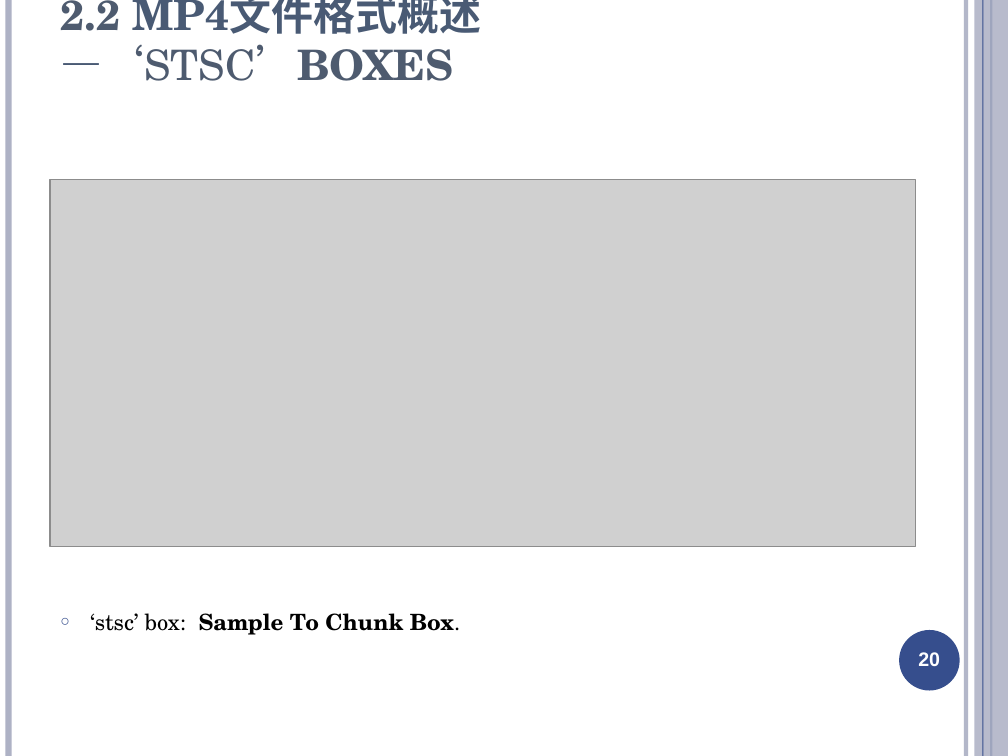
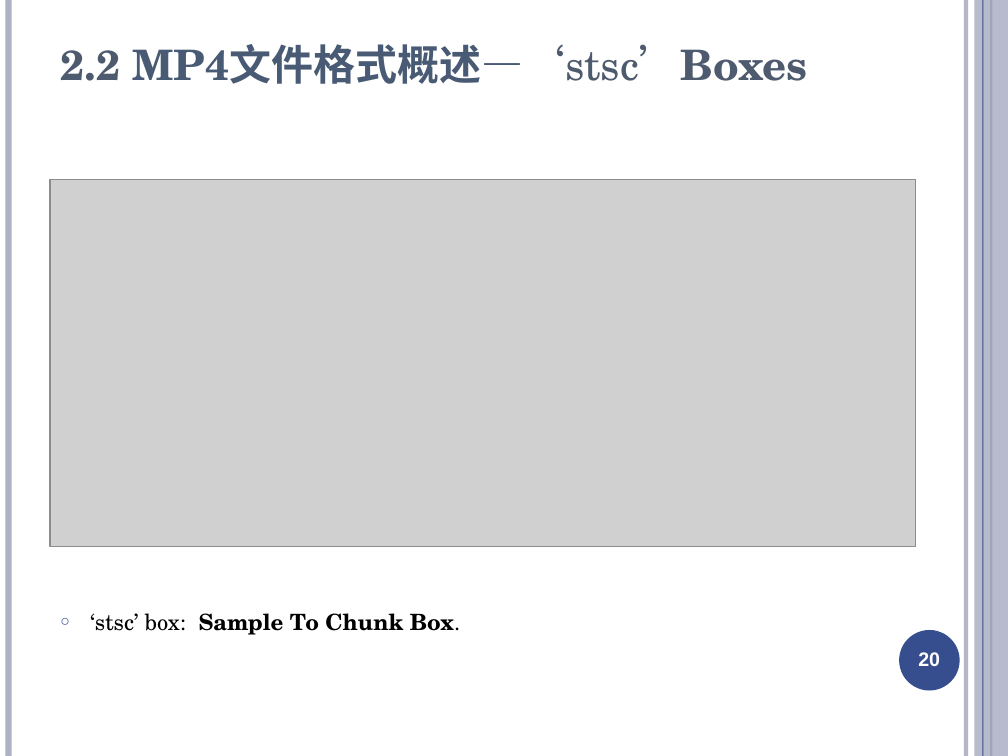
Before and after one commit to ty6815/AvStackDocs, a slide deck: slide 20 of media format/mp4/Fmp4文件格式介绍.ppt. Drawn at 1008x756 pixels with LibreOffice and Linux fonts; fonts in the diff are those of the drawing; grey boxes stand for pictures. Boxes give left, top, right and bottom in pixels: in the first picture for what was removed or moved away, otherwise in the second. Text is boxed around its words. In the diff, an @@ line names an element or a change of style, - is before the commit and + after.

```diff
--- a/media format/mp4/Fmp4文件格式介绍.ppt
+++ b/media format/mp4/Fmp4文件格式介绍.ppt
@@ title at bbox=[60, 44, 808, 84]: text changed @@
-2.2 MP4文件格式概述—‘STSC’BOXES
+2.2 MP4文件格式概述—‘stsc’Boxes
```
Also in this commit, not shown: 31 other slides changed, 19 other files.
